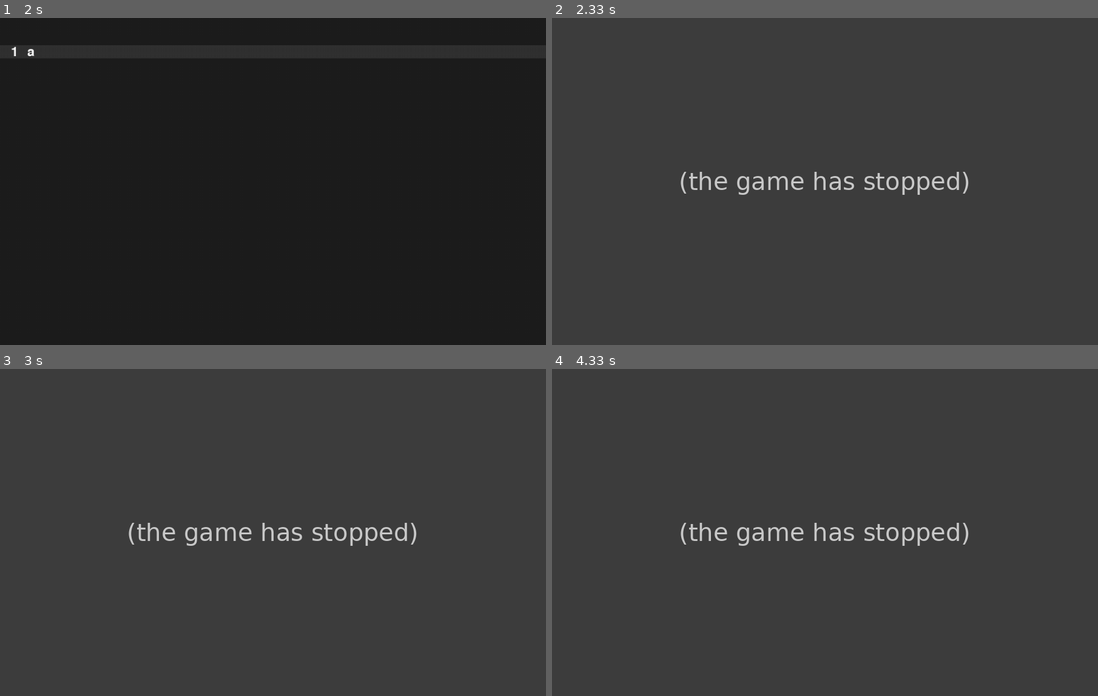
Above: before the commit, frames 1-4 (two rows, left to right).
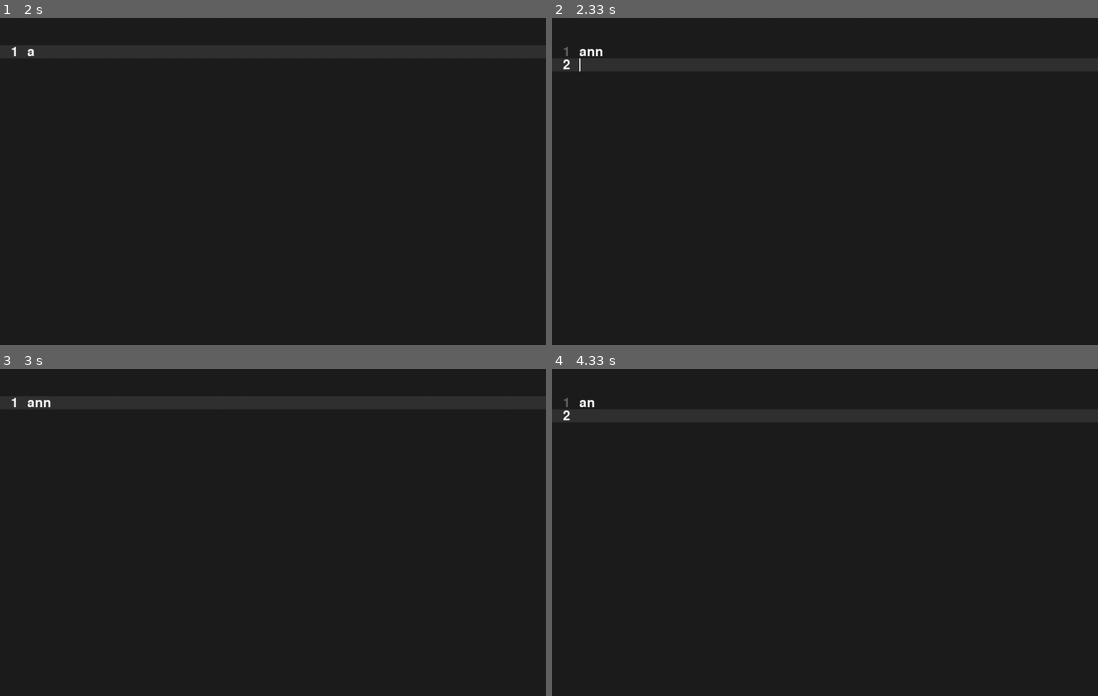
Above: after the commit, the same moments.

Repository: Nuffe/Textbox
Game: pygame game, started from main.py
The game is run twice, just before and just after one commit, with the same random seed, the same clock (stepped at 60 frames per second) and the same inputs.
Inputs:
- Up to frame 1 (2 s): hold Backspace 0.33-0.8 s; hold Right 0.33-0.8 s; hold Up 1.43-1.9 s; type "a" at 1.98 s
- Up to frame 2 (2.33 s): type "nn" at 2.08 s; tap Enter at 2.32 s
- Up to frame 3 (3 s): hold Backspace from 2.53 s (still down); hold Right from 2.53 s (still down)
- Up to frame 4 (4.33 s): release Backspace at 3 s; release Right at 3 s; hold Backspace 3.08-3.55 s; hold Right 3.08-3.55 s; tap Enter at 3.63 s

Frame 1 is identical in both runs. In frame 2, 96% of the frame differs, in the area x 0-100%, y 0-100%; in frame 3, 96%; in frame 4, 96%.
Error before the commit: NameError: name 'insert_after_node' is not defined (base.py line 42); the game stopped at 2.32 s (later frames are placeholders)

Commit message:
Implementing the double linked list more fully and fixing some of the known problems

Diff:
--- a/textbox/base.py
+++ b/textbox/base.py
@@ -8,17 +8,16 @@
     pygame.init()
     screen = pygame.display.set_mode((1000, 600))
     font = pygame.font.SysFont(None, 36)
-    clock = pygame.time.Clock()
 
-    textLines = []
     cursorPos = 0
     positionX = 50
     positionY = 50
     pointerX = 0
     pointerY = 0
-    headNode = Node(gapBuffer(100))  # Create the head node with an initial gap buffer
-    currentNode = headNode
-    nodeCount = 1
+
+    list = LineList()
+    currentNode = list.append(gapBuffer(100))
+
 
    # load(textLines)  # Load initial text from file
 
@@ -31,17 +30,19 @@
             # Handle key events
             elif event.type == pygame.KEYDOWN:
                 if event.key == pygame.K_BACKSPACE:
-                    if( cursorPos > 0 and pointerY < nodeCount):
+                    if( cursorPos > 0 and pointerY < list.size):
                         currentNode.data.delete(cursorPos - 1 )  # Delete the character before the cursor
                         cursorPos -= 1
-                    else:
-                        if pointerY > 0:   # Same logic as if backspace at the start of a line
-                            pointerY -= 1
-                            cursorPos = len(currentNode.data.textContent())
+                    elif pointerY > 0: # Jumps up a line if at start, and remove node if empty
+                        targetNode = currentNode
+                        prev_node = currentNode.prev
+                        pointerY   -= 1
+                        currentNode = prev_node
+                        if(targetNode.data.textContent() == ""):
+                            list.remove(targetNode)
+                        cursorPos = len(currentNode.data.textContent())
                 elif event.key == pygame.K_RETURN:
-                    insert_after_node(currentNode, gapBuffer(100))  # Insert a new node after the current one
-                    currentNode = currentNode.next
-                    nodeCount += 1
+                    currentNode = list.insert_after(currentNode, gapBuffer(100))
                     pointerY += 1
                     cursorPos = 0
                 elif event.key == pygame.K_c and pygame.key.get_mods() & pygame.KMOD_CTRL:
@@ -51,38 +52,38 @@
                     running = False
                 elif event.key == pygame.K_DOWN:
                     pointerY += 1
-                    if pointerY >= nodeCount: # Creates new line if at the end
-                        insert_after_node(currentNode, gapBuffer(100))
-                        nodeCount += 1
-                    currentNode = currentNode.next if currentNode.next else currentNode
+                    if pointerY >= list.size: # Creates new line if at the end
+                        currentNode = list.insert_after(currentNode, gapBuffer(100))
+                    else:
+                        currentNode = currentNode.next
                     cursorPos = min(cursorPos, len(currentNode.data.textContent()))
                 elif event.key == pygame.K_UP:
-                    print("UP", pointerY, nodeCount)
                     if pointerY > 0:
                         pointerY -= 1
-                        currentNode = currentNode.prev
+                        currentNode = currentNode.prev  if currentNode.prev else currentNode
                     cursorPos = min(cursorPos, len(currentNode.data.textContent()))
                 elif event.key == pygame.K_LEFT:
                     if cursorPos > 0:
                         cursorPos -= 1
                     elif pointerY > 0: # Jump up if at start
                         pointerY -= 1
+                        currentNode = currentNode.prev if currentNode.prev else currentNode
                         cursorPos = len(currentNode.data.textContent())
                 elif event.key == pygame.K_RIGHT:
                     if cursorPos < len(currentNode.data.textContent()):
                         cursorPos += 1
-                    elif pointerY < nodeCount - 1: # Jump down if at end
+                    elif pointerY < list.size - 1: # Jump down if at end
                         pointerY += 1
+                        currentNode = currentNode.next if currentNode.next else currentNode
                         cursorPos = 0
                 else:
                     character = event.unicode
                     if character:
-                        if pointerY >= nodeCount:
-                                insert_after_node(currentNode, gapBuffer(100))
-                                currentNode = currentNode.next
-                                nodeCount += 1
+                        if pointerY >= list.size:
+                                currentNode = list.insert_after(currentNode, gapBuffer(100))
                         currentNode.data.insert(cursorPos, character)
                         cursorPos += 1
+
 
                         # Stop overflowing the line
                         # Get new X value based on the new character
@@ -93,10 +94,8 @@
                         if pointerX > 950:  # If the line is too long, move to the next line
                             tempBuf.delete(cursorPos -1)
                             pointerY += 1
-                            if pointerY >= nodeCount:
-                                insert_after_node(currentNode, gapBuffer(100))
-                                nodeCount += 1
-                            currentNode = currentNode.next if currentNode.next else currentNode
+                            if pointerY >= list.size:
+                                currentNode = list.insert_after(currentNode, gapBuffer(100))
                             cursorPos = 0
                             currentNode.data.insert(cursorPos, character)
                             cursorPos = 1
@@ -105,7 +104,7 @@
         screen.fill((30, 30, 30))
 
         # Highlight the current line
-        if pointerY < nodeCount:
+        if pointerY < list.size:
             pygame.draw.rect(screen, (50, 50, 50), (positionX - 50, positionY + pointerY * font.get_height(), 1000, font.get_height()), 0)
 
 
@@ -118,29 +117,24 @@
         if time.time() % 1.2 > 0.6:   #Flicker time
             pygame.draw.rect(screen, (255,255,255), (pointerX,  positionY + pointerY * font.get_height(), 2, pointerHeight))
 
-        # Render the text lines, line by line
-        for i, buffer in enumerate(textLines):
-            if len(buffer.textContent()) == 0:
-                continue
-            textOutput = buffer.textContent()  # Get the text content of the current line
-            key = font.render(textOutput, True, (255, 255, 255))
-            screen.blit(key, (positionX, positionY + i * font.get_height()))
 
+        #Print out text
         y = positionY
-        node = headNode   # Start with the head node
+        node = list.head   # Start with the head node
         row = 0
         while node:
-            buf = node.data   # your GapBuffer or whatever you called it
+            buf = node.data
             text = buf.textContent()
             if text:
                 surface = font.render(text, True, (255,255,255))
                 screen.blit(surface, (positionX, y + row * font.get_height()))
+            row += 1
             node = node.next
-            row += 1
+
 
 
         # Render line numbers
-        for i in range(nodeCount):
+        for i in range(list.size):
             line_number = str(i + 1)
             if(i == (pointerY)):
                 line_number_surface = font.render(line_number, True, (250, 250, 250))
